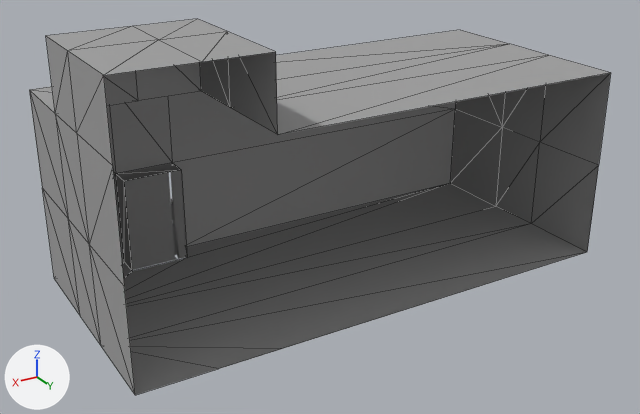
A saved change to the FBX model Assets/Resources/101_DevelopPJHScene/8_Models/out/npchome/npchome@out_close_s.FBX.
Rendered twice from a camera (50 mm lens) standing at (5.09, 6.94, 3.39) and looking at (0.24, -1.14, -0.65). The axes (+X, +Y, +Z) are drawn at lower left. The lights are the same throughout. Mesh edges are drawn as thin lines on the coarser meshes. Where no turn or scale is listed for an object, it has been applied to the vertices.
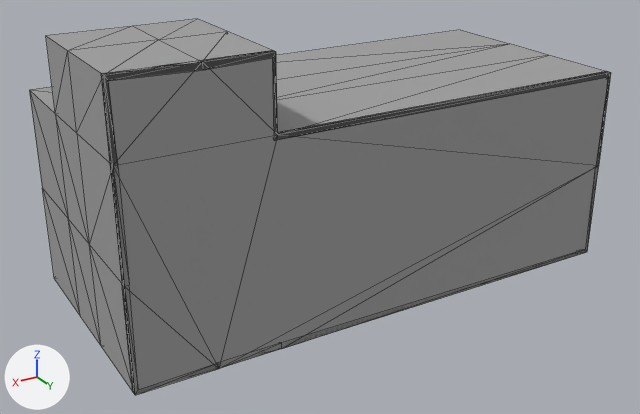
Patch to the scene script:
```diff
--- a/Assets/Resources/101_DevelopPJHScene/8_Models/out/npchome/npchome@out_close_s.FBX.py
+++ b/Assets/Resources/101_DevelopPJHScene/8_Models/out/npchome/npchome@out_close_s.FBX.py
@@ me_mesh_001 @@
 # used by ob_box001; location = (0.0, 0.0, 0.0)
-me_mesh_001.from_pydata(...)  # 49 vertices, 82 faces; spans x -2.98..2.98, y -2.69..0.04, z -1.54..1.54
+me_mesh_001.from_pydata(...)  # 98 vertices, 196 faces; spans x -2.98..2.98, y -2.69..0.04, z -1.54..1.54
+# me_mesh_001 part 1
+# 34 vertices are added at x -2.95..2.95, y -2.65..0.04, z -1.5..1.5
+# 10 new vertices lie (0.0, 1.0, 0.0) away from vertices in x -2.95..2.95, y -0.96, z -1.49..1.49
+# 5 new vertices lie (0.0, -0.71, 0.0) away from vertices in x -2.95..2.95, y -0.96, z -1.49..0.72
+# 114 new faces join them
 me_mesh_001.materials.append(mat_03___default)
@@ me_mesh_002 @@
+me_mesh_002.from_pydata(...)  # 24 vertices, 44 faces; spans x -2.98..2.98, y -0.02..0.04, z -1.54..1.54
+me_mesh_002.materials.append(mat_03___default)  # grey #9f9f9f
@@ ob_object002 @@
+ob_object002 = bpy.data.objects.new('Object002', me_mesh_002)
+ob_object002.location = (0.0, 0.0, 0.0)
```

Pixel boxes (x1, y1, x2, y2) of what changed, in the pictures (640 x 414 px):
'Object002', added
    after: (101, 50, 611, 395)
part 1 of me_mesh_001, added
    after: (104, 52, 611, 395)
'Object001', unchanged, covered by the edit
    before: (120, 166, 187, 270)
